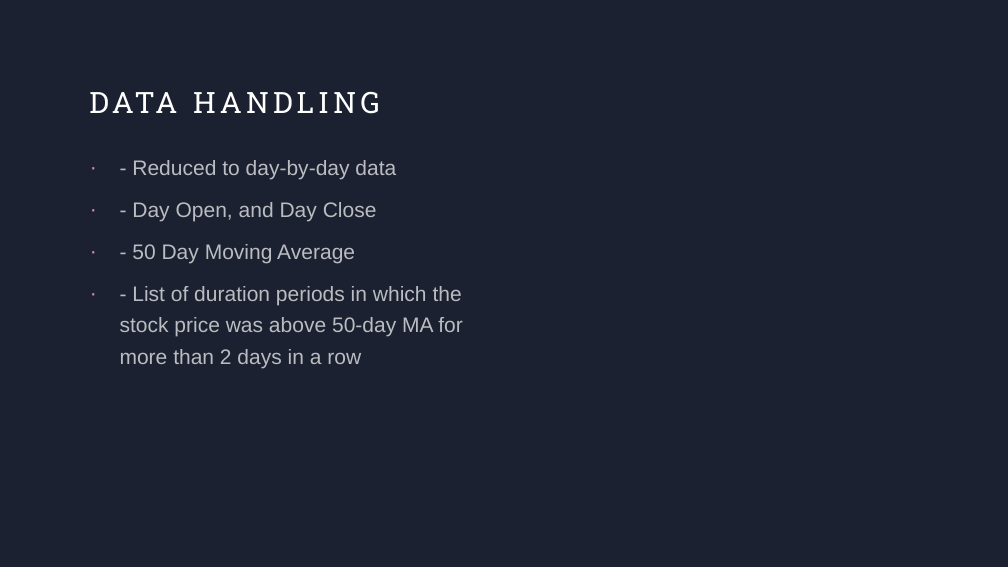
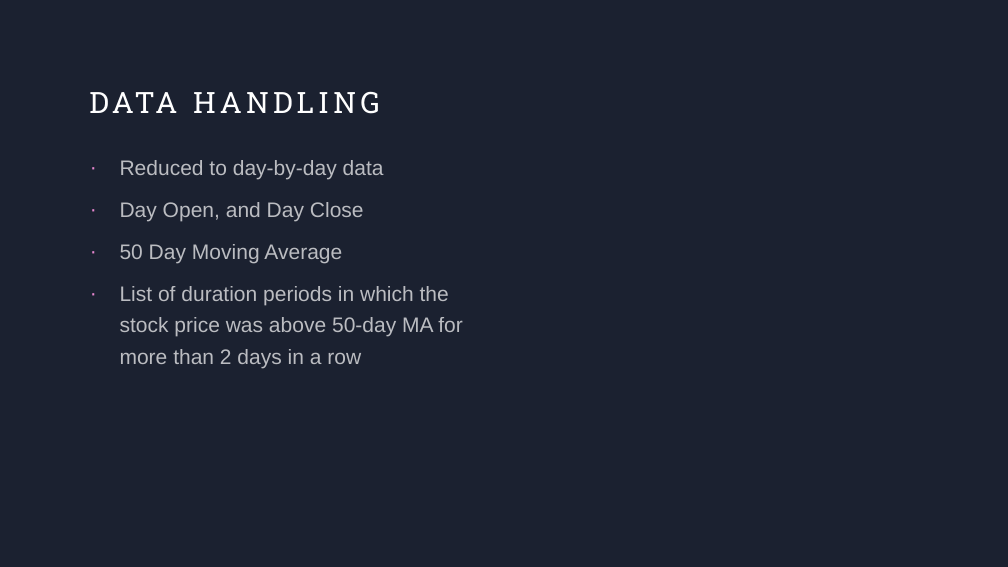
Before and after one commit to rstuder9090/Fall2022_Stat605_Group1_Project, a slide deck: slide 3 of Group1_Nifty500_Presentation.pptx. Drawn at 1008x567 pixels with LibreOffice and Linux fonts; fonts in the diff are those of the drawing. Boxes give left, top, right and bottom in pixels: in the first picture for what was removed or moved away, otherwise in the second. Text is boxed around its words. In the diff, an @@ line names an element or a change of style, - is before the commit and + after.

```diff
--- a/Group1_Nifty500_Presentation.pptx
+++ b/Group1_Nifty500_Presentation.pptx
@@ text at (x1=120, y1=160, x2=463, y2=368): text changed @@
-· - Reduced to day-by-day data
-· - Day Open, and Day Close
-· - 50 Day Moving Average
-· - List of duration periods in which the stock price was above 50-day MA for more than 2 days in a row
+· Reduced to day-by-day data
+· Day Open, and Day Close
+· 50 Day Moving Average
+· List of duration periods in which the stock price was above 50-day MA for more than 2 days in a row
```
Also in this commit, not shown: 2 other slides changed.
